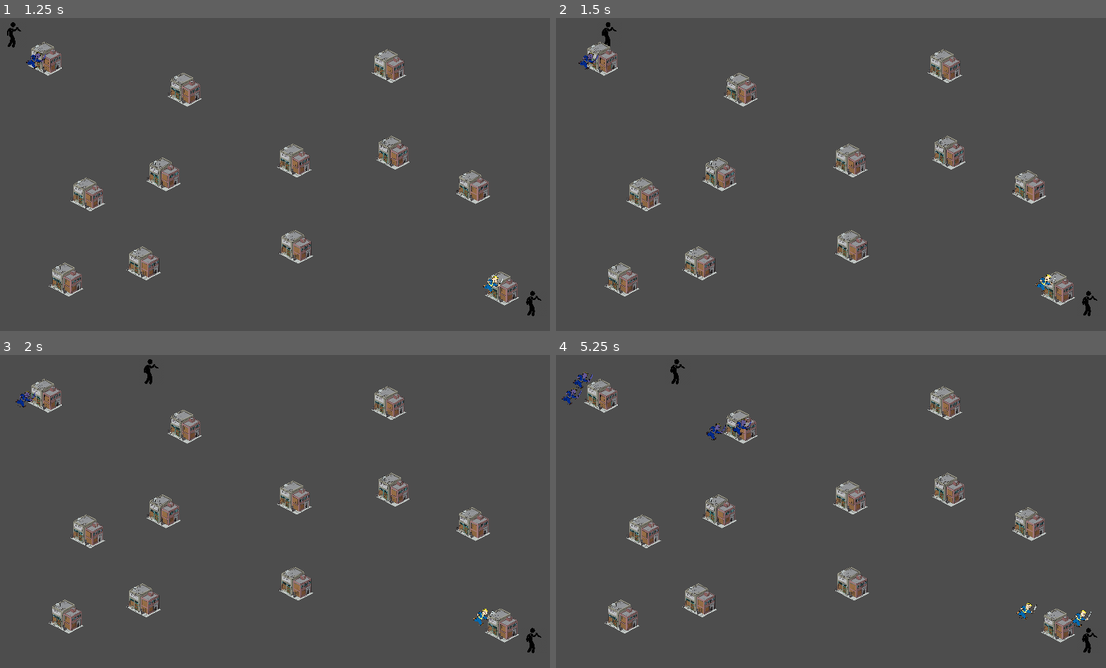
Above: before the commit, frames 1-4 (two rows, left to right).
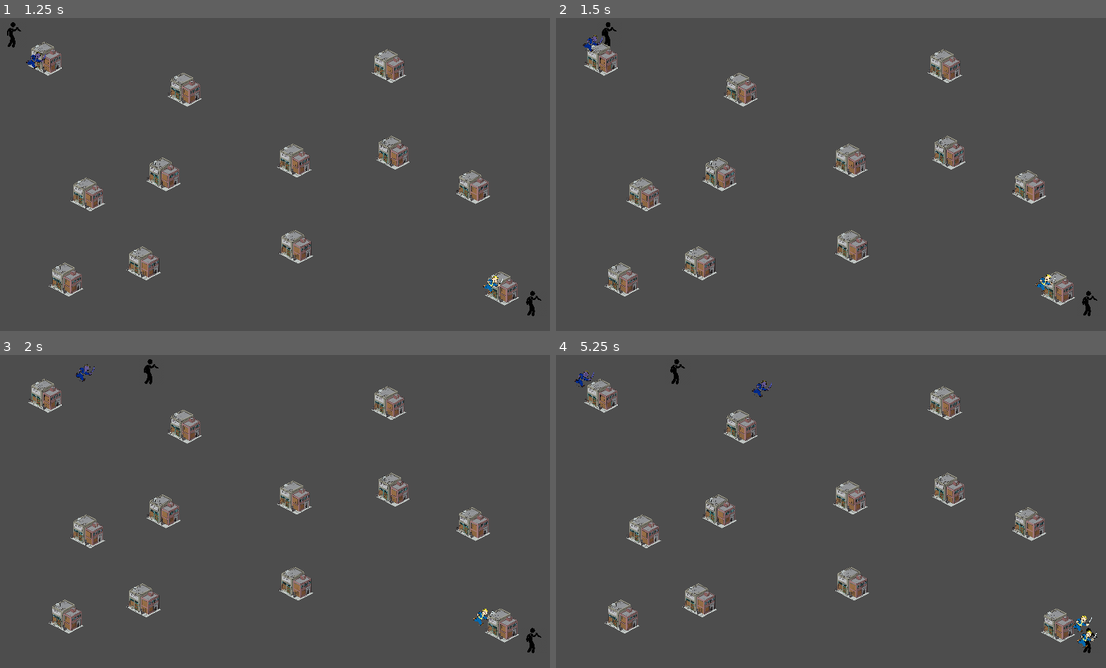
Above: after the commit, the same moments.

Repository: Alfenstein8/createjam
Game: Godot game, scene res://scenes/main_menu.tscn
Same seed, same stepped clock (60 frames per second), same inputs: the game is played once before the commit and once after it.
Inputs:
- Up to frame 1 (1.25 s): click "GANG" at 0.5 s
- Up to frame 2 (1.5 s): hold D (p1_right) from 1.28 s (still down); hold F (p1_follow) from 1.28 s (still down)
- Up to frame 3 (2 s): keep holding D (p1_right); keep holding F (p1_follow); tap T (p1_interact) at 1.55 s
- Up to frame 4 (5.25 s): release D (p1_right) at 2.03 s; release F (p1_follow) at 2.03 s; hold S (p1_down) 2.03-2.78 s; tap T (p1_interact) at 2.1, 4.55, 5.1 s; tap L (p2_follow) at 2.3 s; hold D (p1_right) 2.78-3.53 s; hold L (p2_follow) 2.78-3.53 s; tap , (p2_interact) at 3.05, 3.6 s; hold W (p1_up) 3.53-4.28 s; tap F (p1_follow) at 3.8 s; hold F (p1_follow) 4.28-5.03 s; hold A (p1_left) from 4.28 s (still down)

Frame 1 is identical in both runs. In frame 2, 0.1% of the frame differs, in the area x 4-9%, y 5-17%; in frame 3, 0.1%; in frame 4, 0.6%, in the area x 1-99%, y 4-94%.

Commit message:
Buying better

Diff:
--- a/Scripts/building.gd
+++ b/Scripts/building.gd
@@ -4,7 +4,7 @@
 var enemy_scene
 var spawn_radius = 70
 @export var player_owner:Node2D
-@export var cost = 0
+@export var cost = 10
 var gangmembers = []
 
 # Called when the node enters the scene tree for the first time.
@@ -23,8 +23,7 @@
 	player_owner = player
 	for i in cost:
 		var new_gangmember = player.gangmembers.pop_back()
-		gangmembers.append(new_gangmember)
-		set_gangmember(new_gangmember)
+		new_gangmember.queue_free()
 	return true
 
 func spawner():
@@ -44,9 +43,9 @@
 	gangmember.player_owner = player_owner
 	gangmember.state = gangmember.mv_state.IDLE
 
-func pick_up_gangmembers(player:Node2D):
+func pick_up_gangmembers(player):
 	if (gangmembers.is_empty() == true || player != player_owner):
 		return
 	var moved_gangmember = gangmembers.pop_back()
+	moved_gangmember.follow_player(player)
 	player.gangmembers.append(moved_gangmember)
-	moved_gangmember.follow_player(player)
--- a/Scripts/player.gd
+++ b/Scripts/player.gd
@@ -33,10 +33,12 @@
 				shoot()
 		if Input.is_action_pressed("p1_interact"):
 			if (!buildings_in_range.is_empty()):
-				buildings_in_range[0].buy(self)
+				var building = get_nearest_node(buildings_in_range)
+				if building.player_owner != self:
+					building.buy(self)
 		if Input.is_action_pressed("p1_follow"):
 			if !buildings_in_range.is_empty():
-				buildings_in_range[0].pick_up_gangmembers(self)
+				get_nearest_node(buildings_in_range).pick_up_gangmembers(self)
 	if player_num == 2:
 		if Input.is_action_pressed("p2_right"):
 			velocity.x += 1
@@ -53,10 +55,10 @@
 				shoot()
 		if Input.is_action_pressed("p2_interact"):
 			if (!buildings_in_range.is_empty()):
-				buildings_in_range[0].buy(self)
+				get_nearest_node(buildings_in_range).buy(self)
 		if Input.is_action_pressed("p2_follow"):
 			if !buildings_in_range.is_empty():
-				buildings_in_range[0].pick_up_gangmembers(self)
+				get_nearest_node(buildings_in_range).pick_up_gangmembers(self)
 
 	position += velocity * delta * speed
 	position = position.clamp(Vector2.ZERO, screen_size)
@@ -76,7 +78,7 @@
 	$CollisionShape2D.disabled = false
 
 func _on_interact_range_entered(body):
-	if (body.is_in_group("building") && body.player_owner != self):
+	if (body.is_in_group("building")):
 		buildings_in_range.append(body)
 
 func _on_interact_range_body_exited(body):
@@ -89,3 +91,12 @@
 	new_bullet.player_owner = self
 	new_bullet.position = position
 	get_parent().add_child(new_bullet)
+
+func get_nearest_node(array):
+	var distance = 99999999
+	var nearest_node
+	for node in array:
+		if position.distance_to(node.position) < distance:
+			nearest_node = node
+			distance = position.distance_to(node.position)
+	return nearest_node
